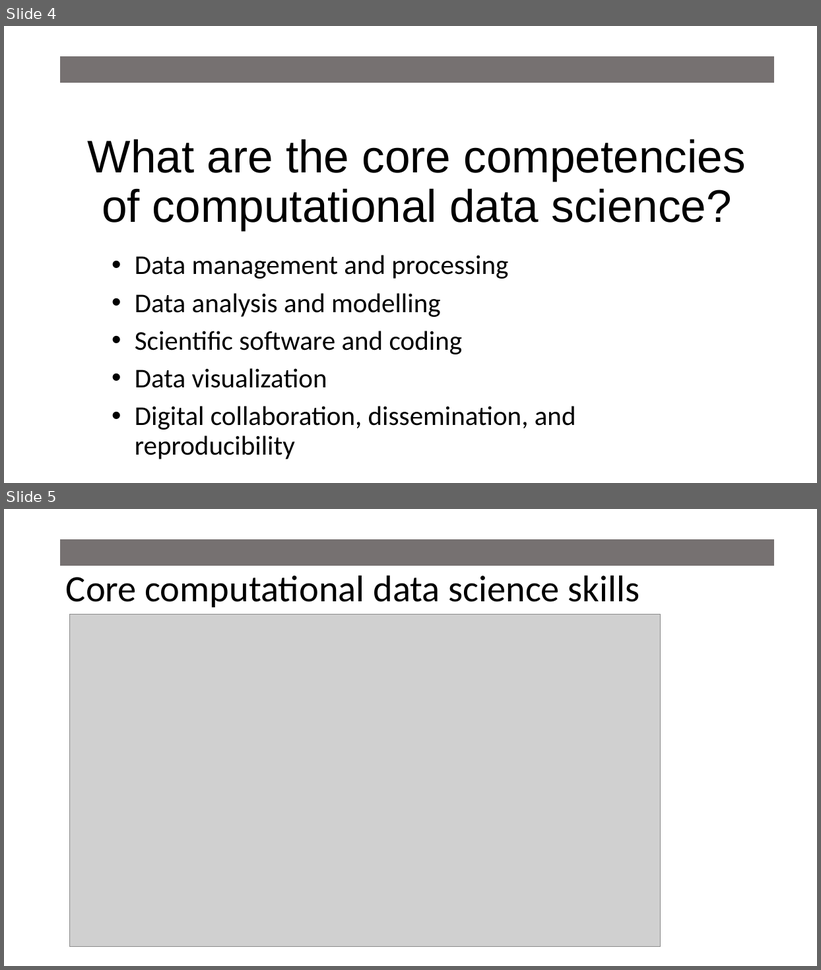
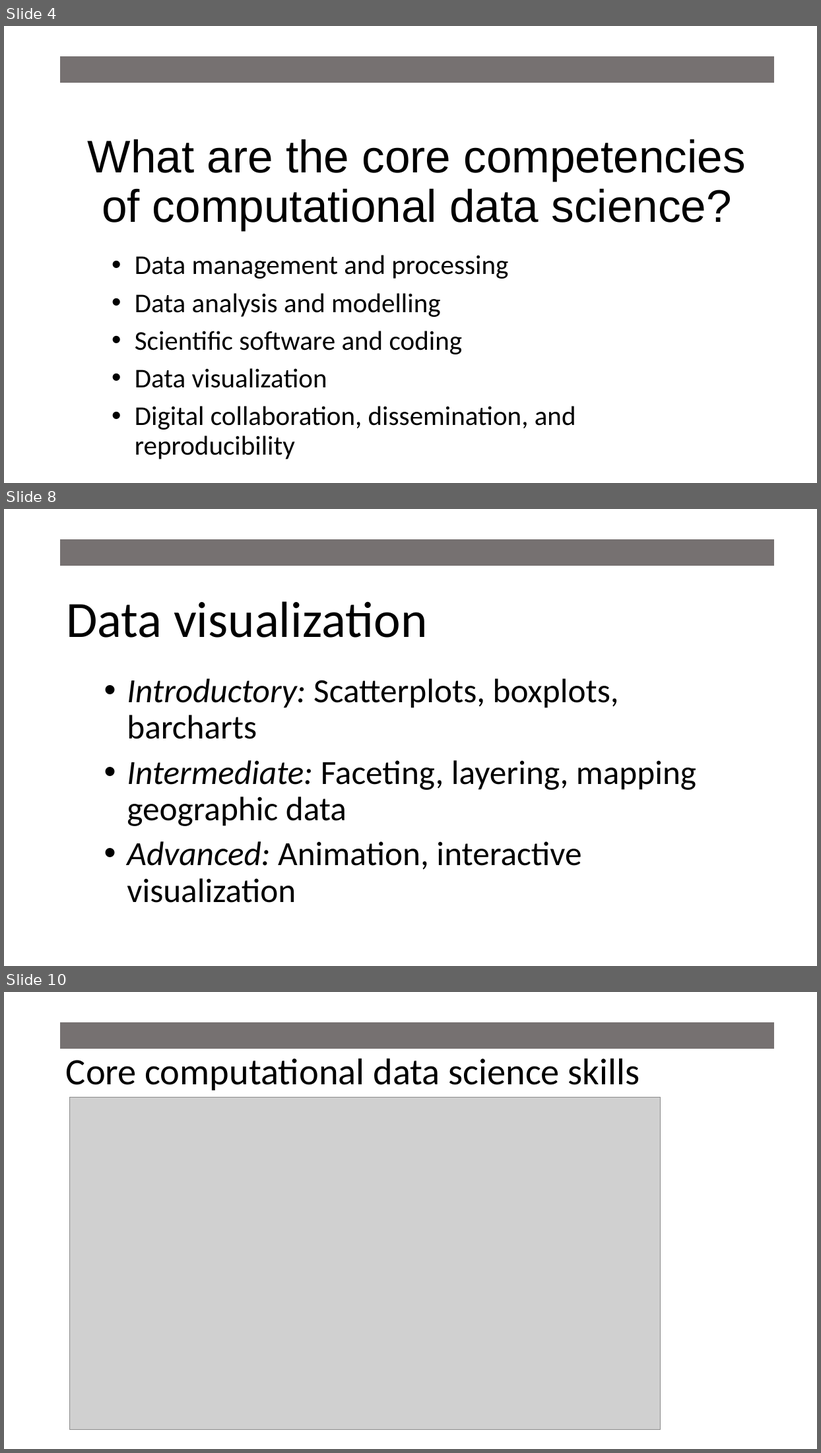
Before and after one commit to mlammens/ESA2019-BEDENet, a slide deck: docs/ESA2019DataScienceFundamentals.pptx. Shown one above the other, each under a label of ours: slides 4 and 5 before the commit, slides 4, 8 and 10 after it; the slides between them are not shown. The pictures are 821x970 and 821x1453 pixels, drawn with LibreOffice and Linux fonts; fonts in the diff are those of the drawing; grey boxes stand for pictures. Boxes give left, top, right and bottom in pixels: in the first picture for what was removed or moved away, otherwise in the second. Text is boxed around its words. In the diff, an @@ line names an element or a change of style, - is before the commit and + after.

Commit message:
added examples of data science skills

```diff
--- a/docs/ESA2019DataScienceFundamentals.pptx
+++ b/docs/ESA2019DataScienceFundamentals.pptx
@@ slide 8 added at <box>4,509,817,966</box>, background #FFFFFF @@
@@ rectangle added at <box>60,540,774,566</box>, fill #767171, outline #767171 1 pt @@
@@ title added at <box>66,601,427,638</box>, 60 pt, text #000000 @@
+Data visualization
@@ subtitle added at <box>127,679,696,903</box>, 40 pt, text #000000 @@
+• Introductory: Scatterplots, boxplots, barcharts
+• Intermediate: Faceting, layering, mapping geographic data
+• Advanced: Animation, interactive visualization
@@ what was slide 5 is now slide 10 @@
```
Also in this commit, not shown: 4 other slides added.
